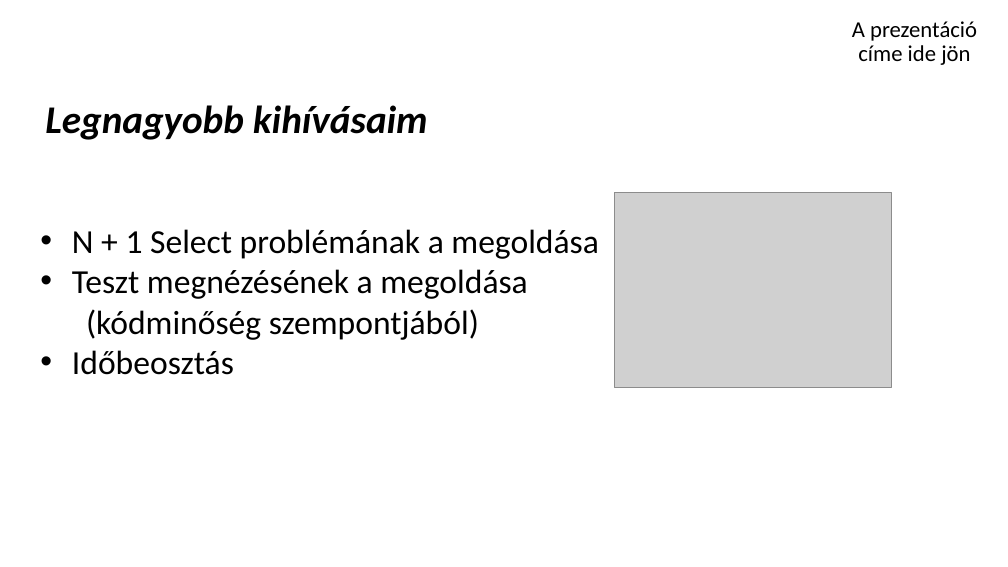
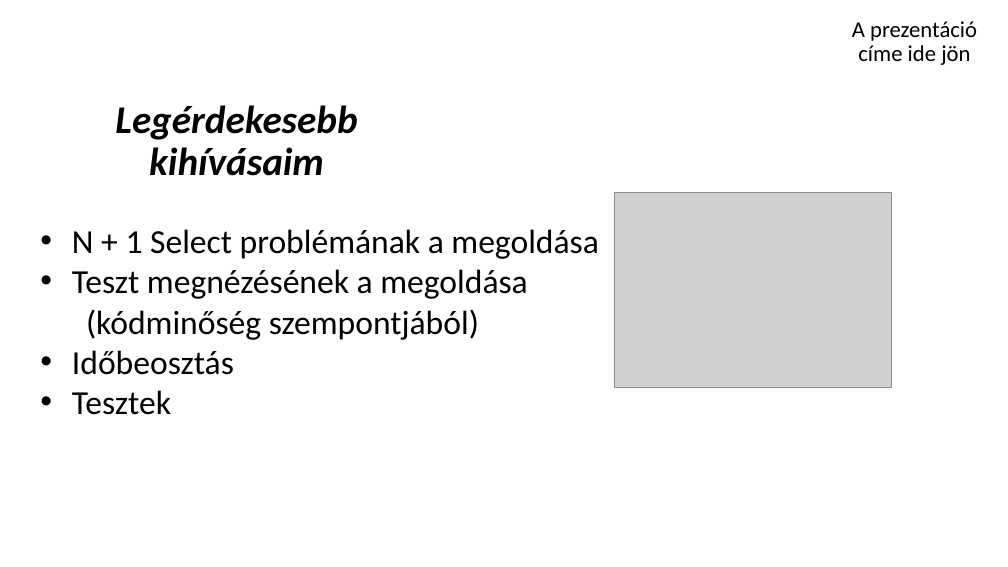
Before and after one commit to schonherz-java-ee-2016-spring/sandbox, a slide deck: slide 6 of Iványi-Nagy Gábor/ivanyi_nagy_gabor.pttx.pptx. Drawn at 1008x567 pixels with LibreOffice and Linux fonts; fonts in the diff are those of the drawing; grey boxes stand for pictures; background and template pictures are left out. Boxes give left, top, right and bottom in pixels: in the first picture for what was removed or moved away, otherwise in the second. Text is boxed around its words. In the diff, an @@ line names an element or a change of style, - is before the commit and + after.

```diff
--- a/Iványi-Nagy Gábor/ivanyi_nagy_gabor.pttx.pptx
+++ b/Iványi-Nagy Gábor/ivanyi_nagy_gabor.pttx.pptx
@@ subtitle at (x1=115, y1=105, x2=357, y2=176): text changed @@
-Legnagyobb kihívásaim
+Legérdekesebb kihívásaim
@@ text at (x1=72, y1=390, x2=171, y2=415): paragraph added @@
+• Tesztek
```
Also in this commit, not shown: 2 other slides changed.
